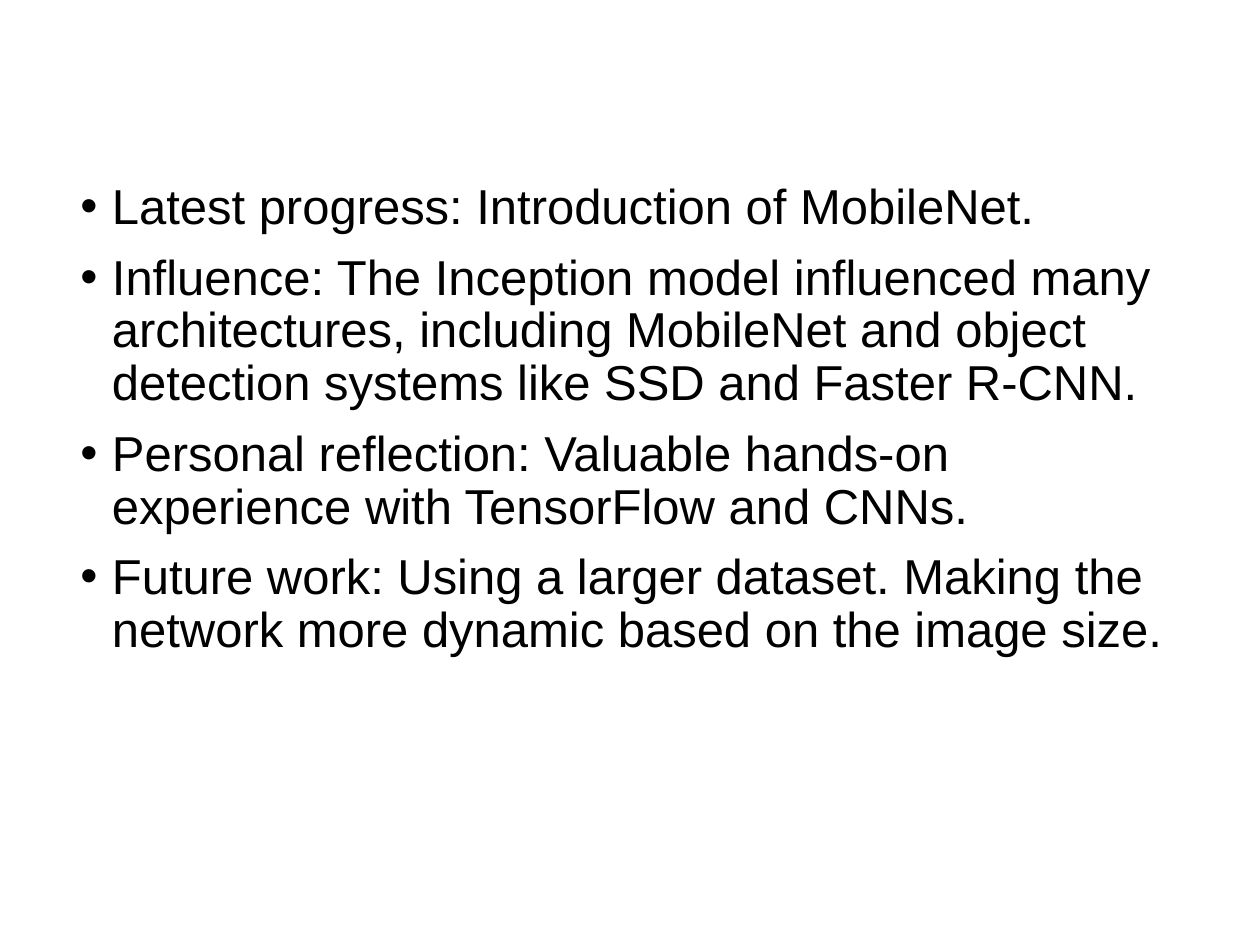
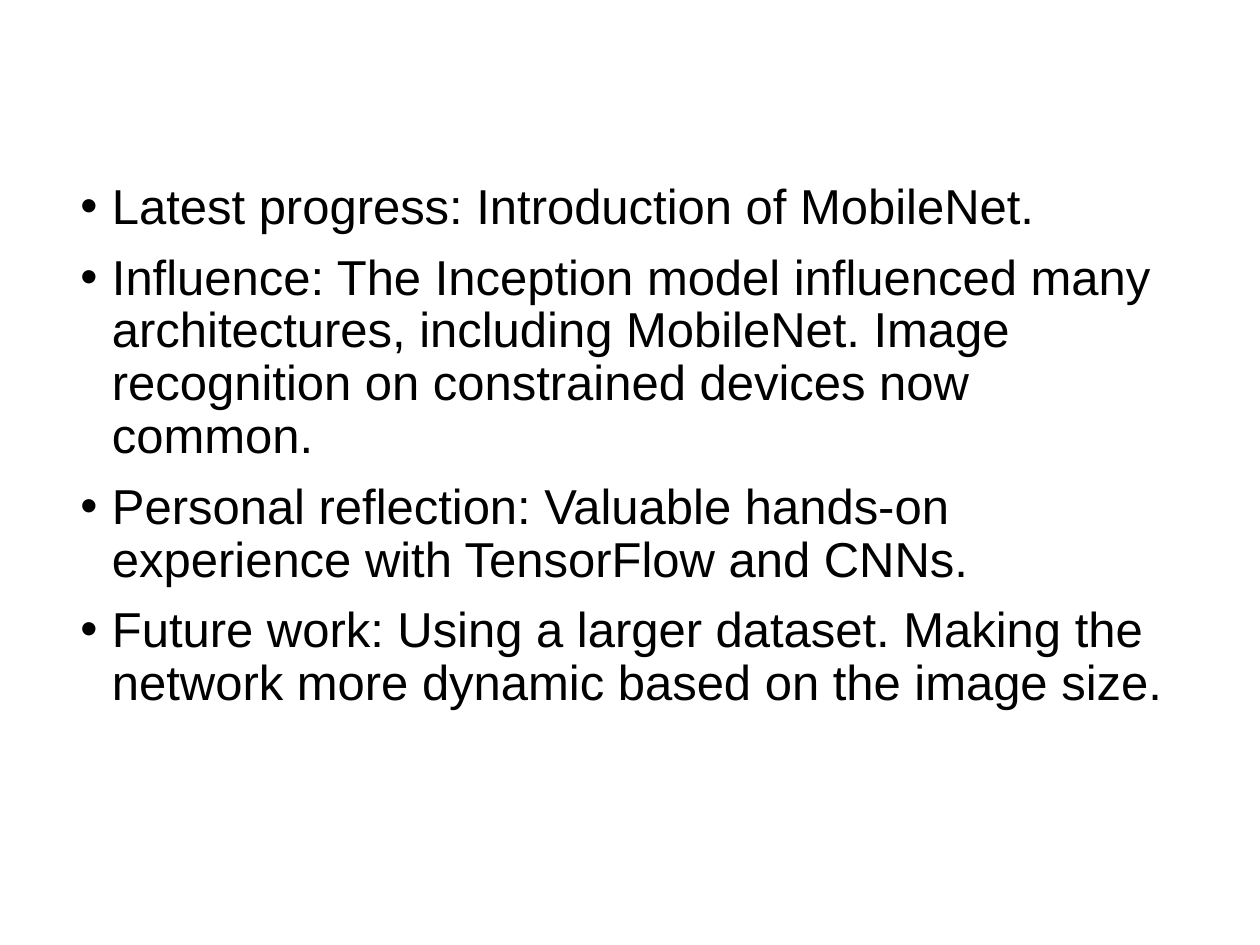
Before and after one commit to farooq-teqniqly/uwf-idc6146-deep-learning, a slide deck: slide 10 of project/final-presentation.pptx. Drawn at 1260x945 pixels with LibreOffice and Linux fonts; fonts in the diff are those of the drawing; background and template pictures are left out. Boxes give left, top, right and bottom in pixels: in the first picture for what was removed or moved away, otherwise in the second. Text is boxed around its words. In the diff, an @@ line names an element or a change of style, - is before the commit and + after.

```diff
--- a/project/final-presentation.pptx
+++ b/project/final-presentation.pptx
@@ text at [112, 259, 1151, 454]: text changed @@
-• Influence: The Inception model influenced many architectures, including MobileNet and object detection systems like SSD and Faster R-CNN.
+• Influence: The Inception model influenced many architectures, including MobileNet. Image recognition on constrained devices now common.
```
Also in this commit, not shown: 5 other files.
